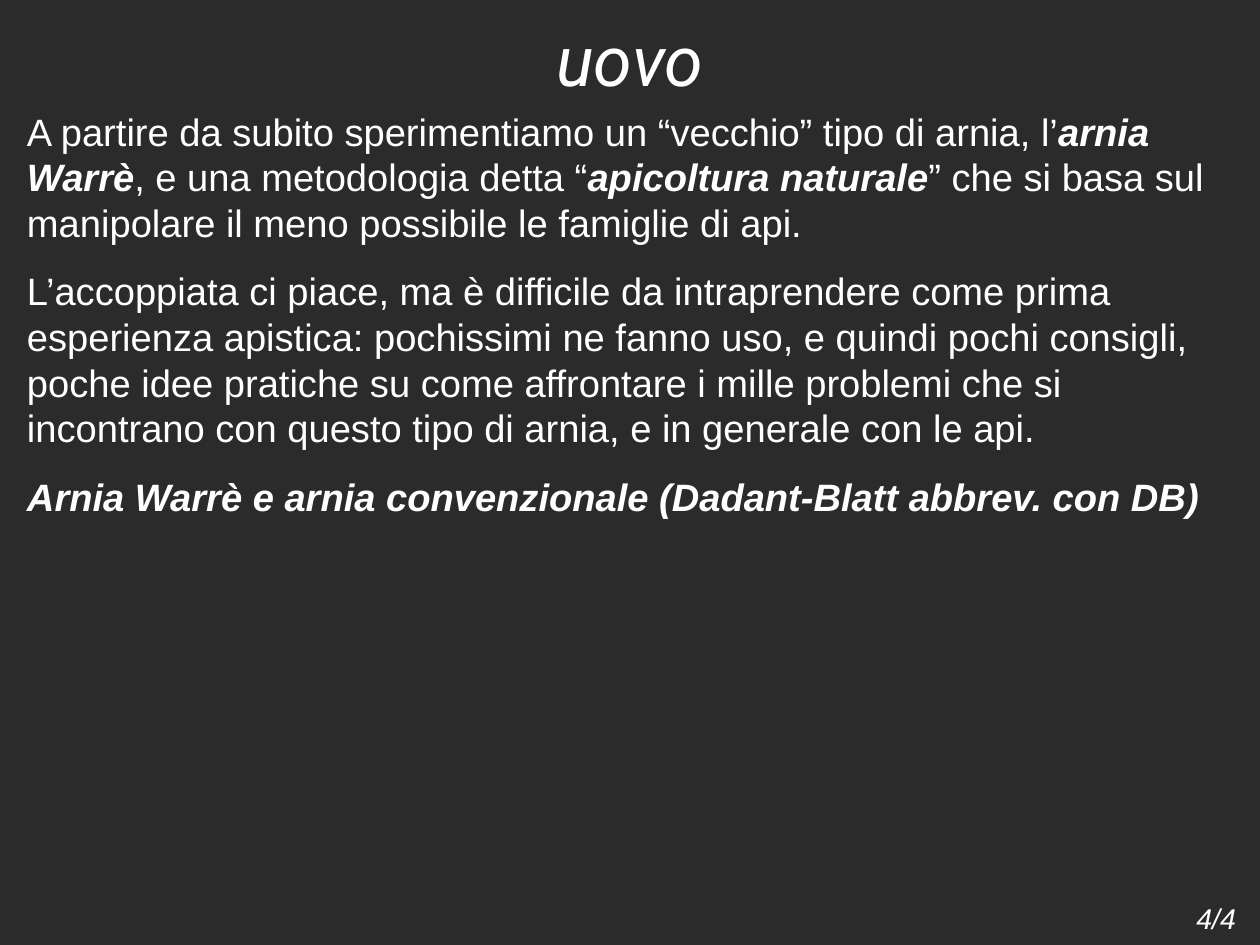
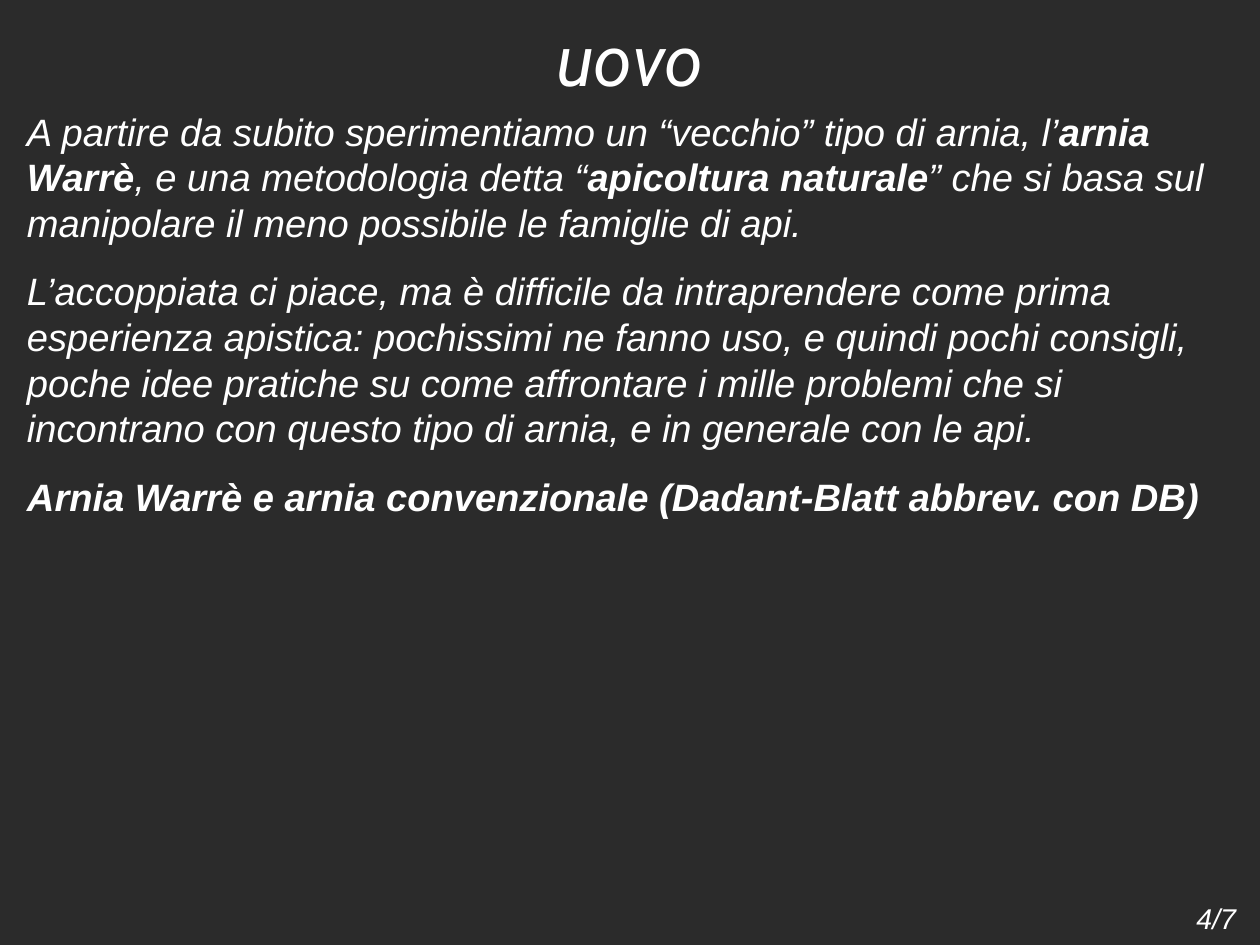
Before and after one commit to armagaet/scritti, a slide deck: slide 4 of giardino_api-slides_introduzione_progetto/giardino_api-presentazione.odp. Drawn at 1260x945 pixels with LibreOffice and Linux fonts; fonts in the diff are those of the drawing; background and template pictures are left out; a plain dark background stands for a picture behind light text. Boxes give left, top, right and bottom in pixels: in the first picture for what was removed or moved away, otherwise in the second. Text is boxed around its words. In the diff, an @@ line names an element or a change of style, - is before the commit and + after.

```diff
--- a/giardino_api-slides_introduzione_progetto/giardino_api-presentazione.odp
+++ b/giardino_api-slides_introduzione_progetto/giardino_api-presentazione.odp
@@ text at (27, 118, 1204, 450): italic on in "A partire da subito sperimentiamo un “vecchio” ...", "L’accoppiata ci piace, ma è difficile da ..." @@
@@ page number at (1196, 908, 1236, 930): text changed @@
-4/4
+4/7
```
Also in this commit, not shown: 2 other slides changed, 3 slides added.
